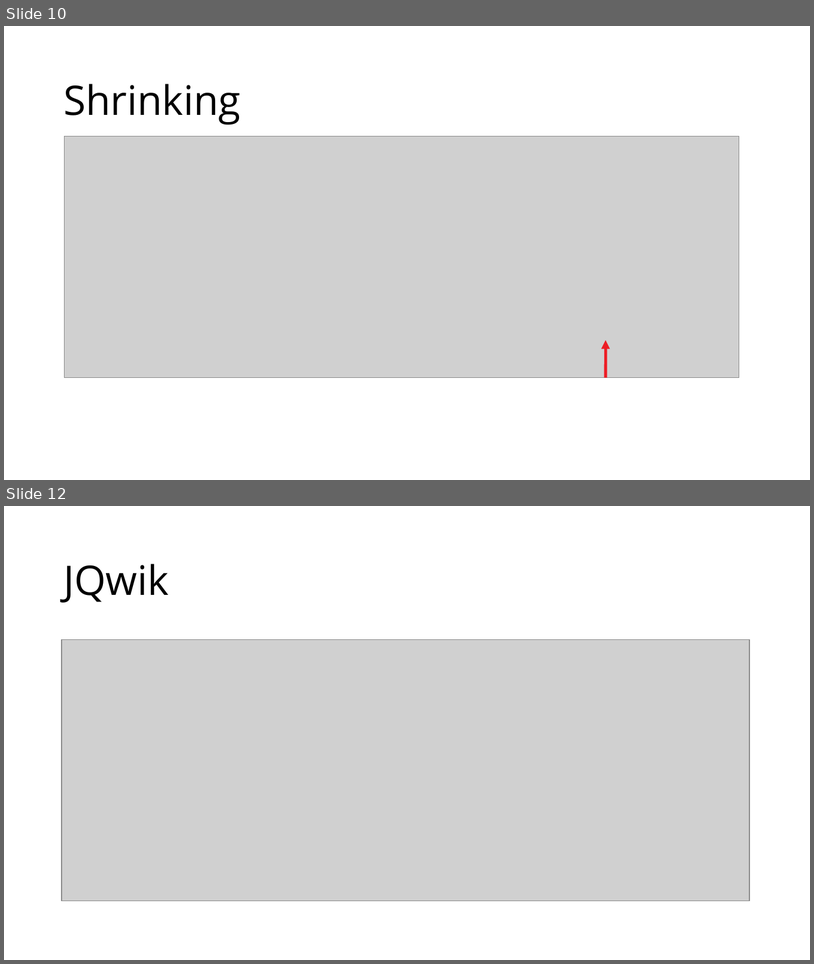
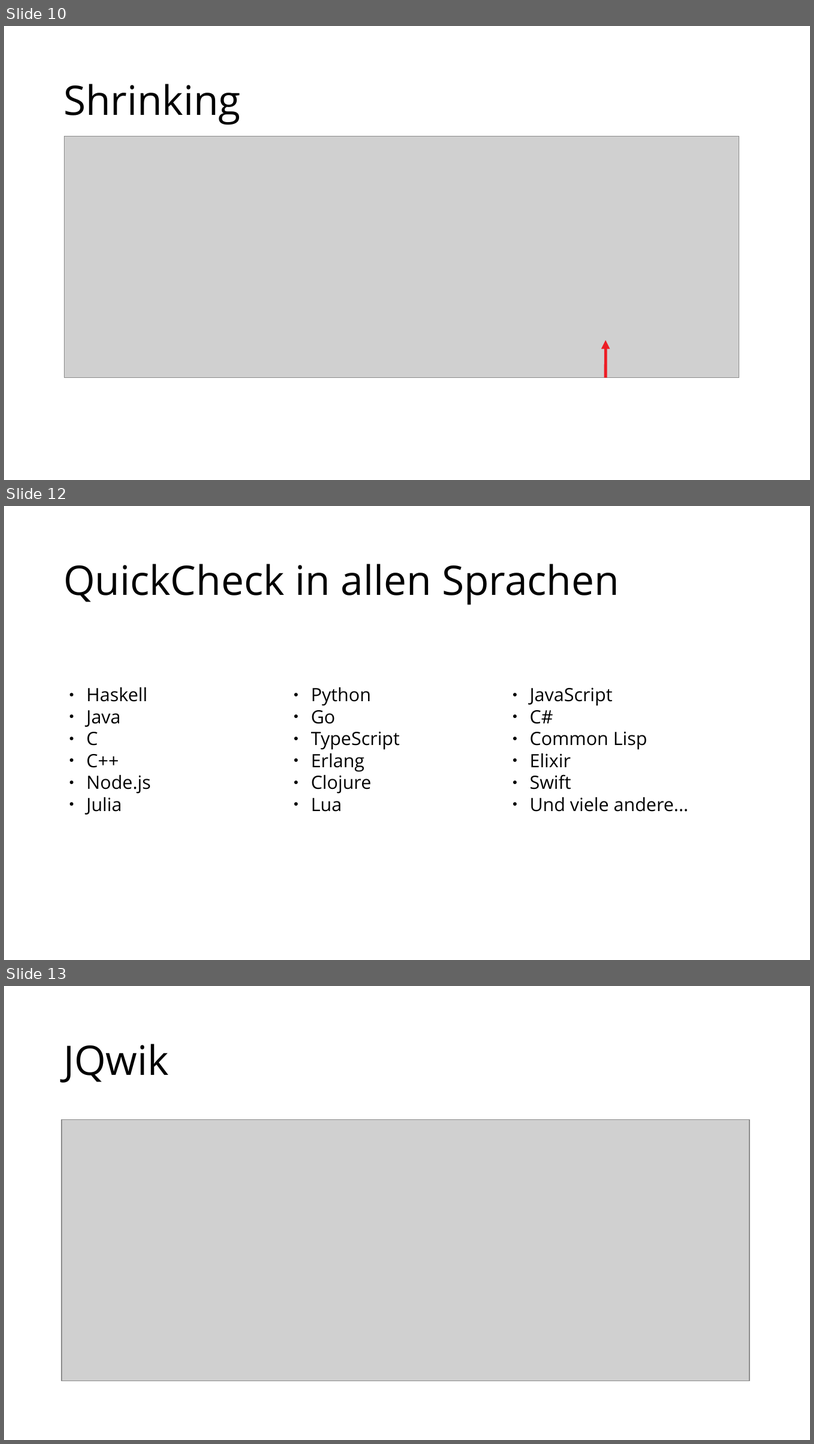
Before and after one commit to MoritzGoeckel/QuickCheck_Experiments, a slide deck: Praesentation.odp. Shown one above the other, each under a label of ours: slides 10 and 12 before the commit, slides 10, 12 and 13 after it; the slides between them are not shown. The pictures are 814x964 and 814x1444 pixels, drawn with LibreOffice and Linux fonts; fonts in the diff are those of the drawing; grey boxes stand for pictures. Boxes give left, top, right and bottom in pixels: in the first picture for what was removed or moved away, otherwise in the second. Text is boxed around its words. In the diff, an @@ line names an element or a change of style, - is before the commit and + after.

```diff
--- a/Praesentation.odp
+++ b/Praesentation.odp
@@ slide 12 added at <box>4,506,810,960</box>, background #FFFFFF @@
@@ text added at <box>63,564,620,605</box>, 40 pt, text #000000 @@
+QuickCheck in allen Sprachen
@@ text added at <box>86,687,150,814</box>, 18 pt, text #000000 @@
+● Haskell
+● Java
+● C
+● C++
+● Node.js
+● Julia
@@ text added at <box>311,687,400,811</box>, 18 pt, text #000000 @@
+● Python
+● Go
+● TypeScript
+● Erlang
+● Clojure
+● Lua
@@ text added at <box>530,687,689,811</box>, 18 pt, text #000000 @@
+● JavaScript
+● C#
+● Common Lisp
+● Elixir
+● Swift
+● Und viele andere...
@@ what was slide 12 is now slide 13 @@
```
Also in this commit, not shown: 3 slides changed, 3 other slides added, 1 slide removed, 2 other files.
